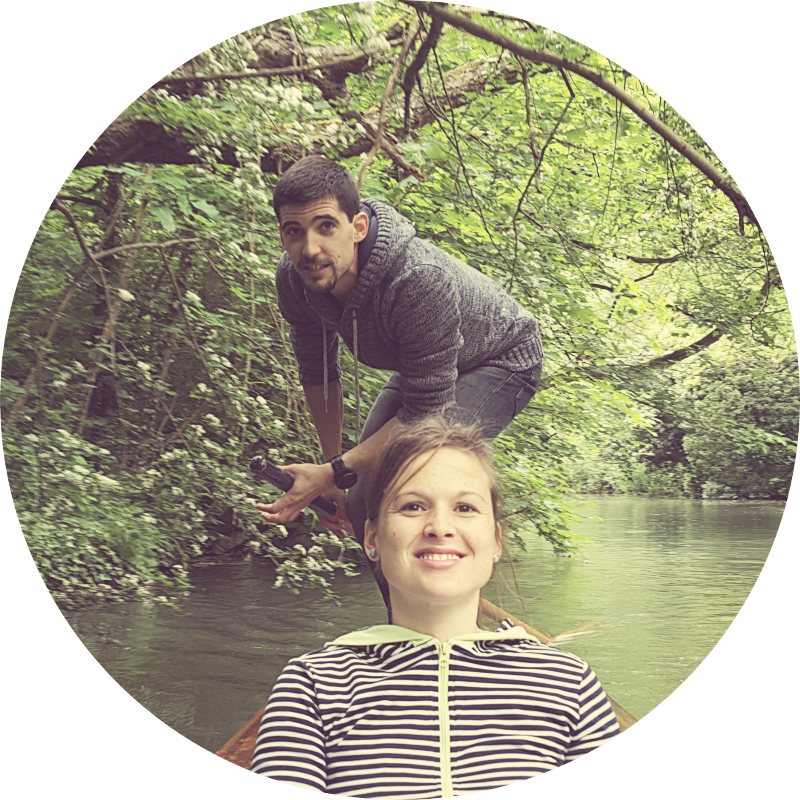
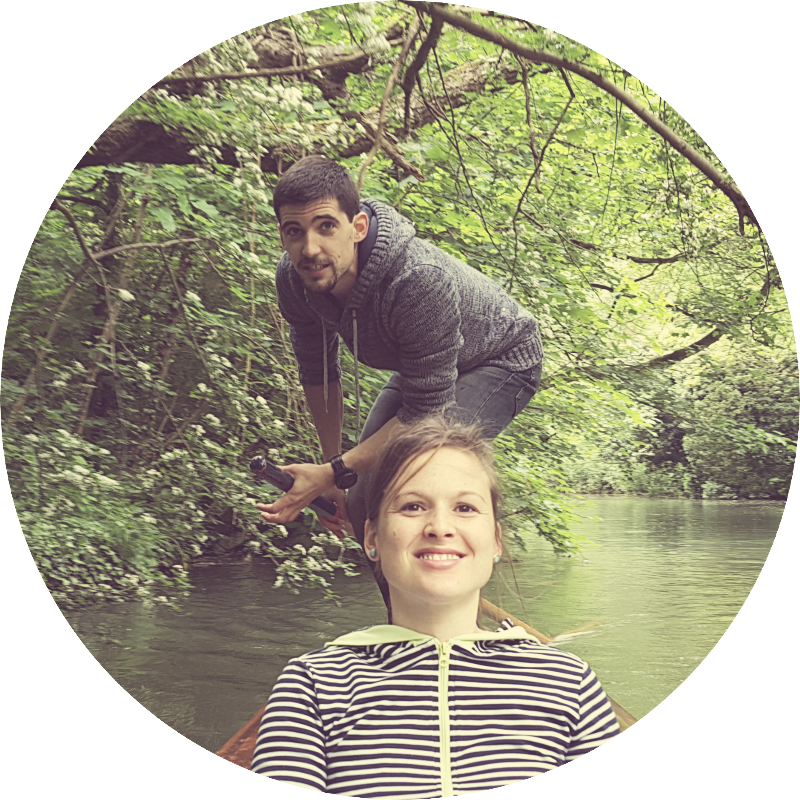
Comparing the layer stacks of the two 800 x 800 images. Changes:
painted on "Cyan" over 0, 0, 800, 800
painted on "Magenta" over 0, 0, 800, 800
painted on "Yellow" over 0, 0, 800, 800
painted on "Bleach Bypass" over 0, 0, 800, 800
painted on "avatar.png" over 0, 0, 800, 800
painted on "Layer" over 0, 0, 800, 800
